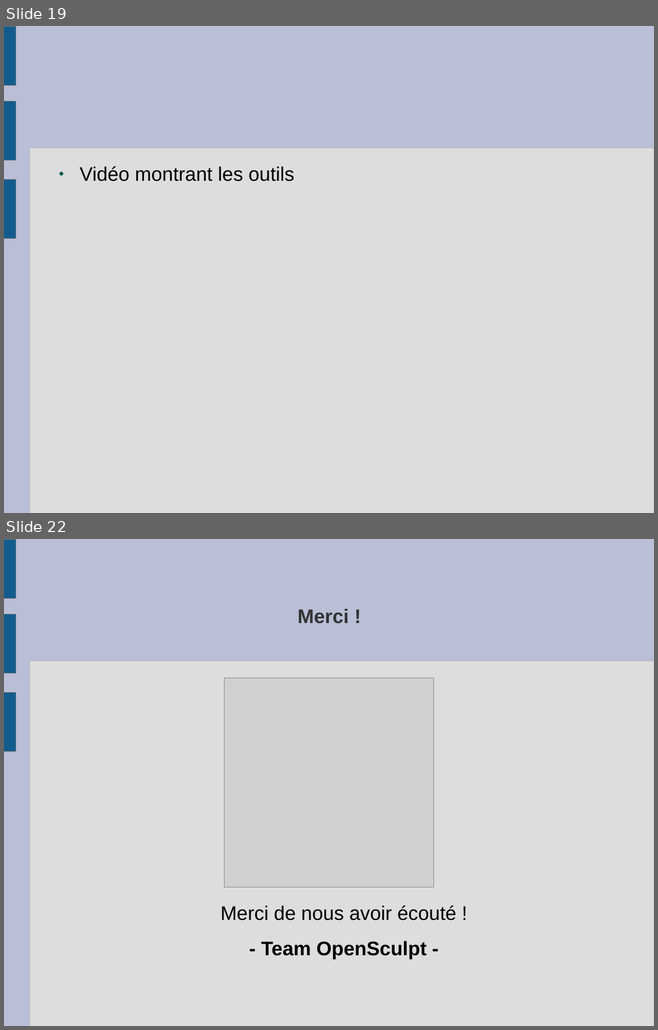
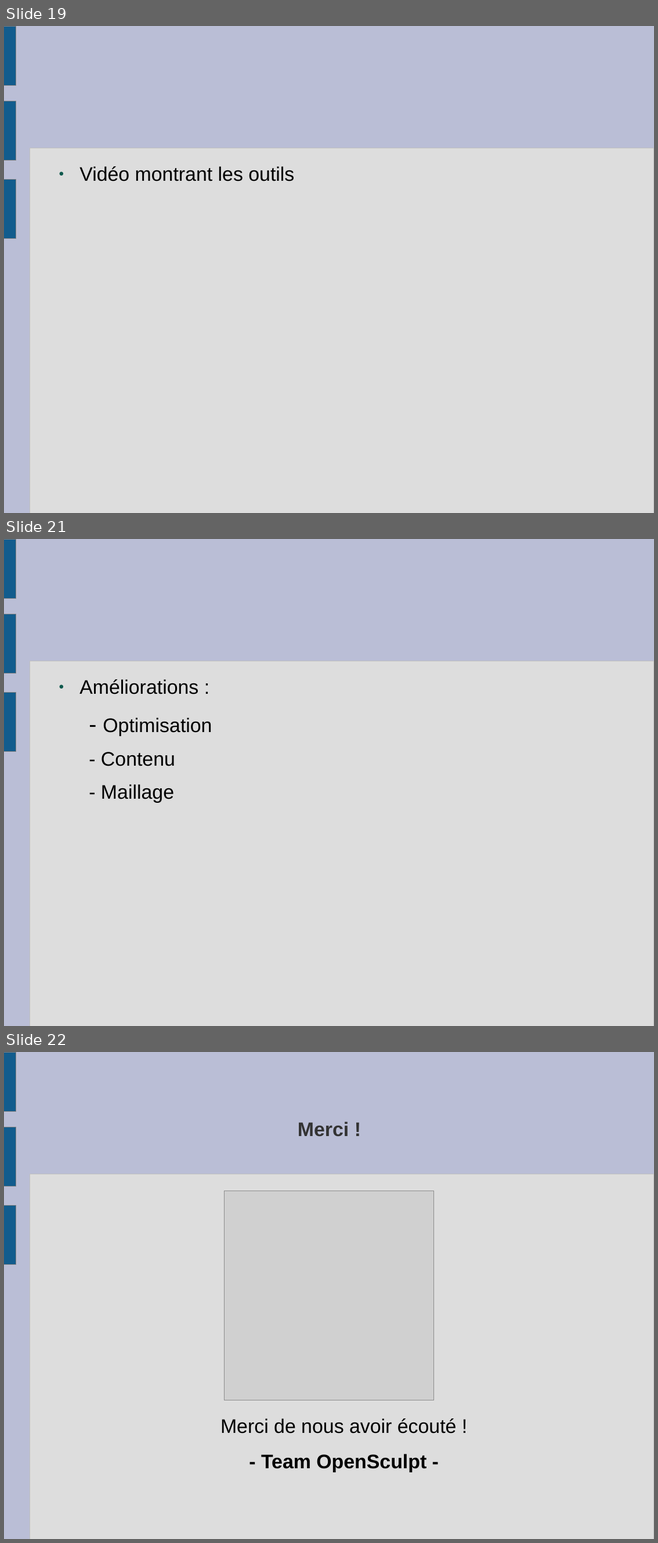
Before and after one commit to slvrgauthier/OpenSculpt, a slide deck: Documentation/Soutenance.odp. Shown one above the other, each under a label of ours: slides 19 and 22 before the commit, slides 19, 21 and 22 after it; the slides between them are not shown. The pictures are 658x1030 and 658x1543 pixels, drawn with LibreOffice and Linux fonts; fonts in the diff are those of the drawing; grey boxes stand for pictures. Boxes give left, top, right and bottom in pixels: in the first picture for what was removed or moved away, otherwise in the second. Text is boxed around its words. In the diff, an @@ line names an element or a change of style, - is before the commit and + after.

```diff
--- a/Documentation/Soutenance.odp
+++ b/Documentation/Soutenance.odp
@@ slide 21 added at (4,539,654,1026), background #BABED6; not listed: 4 template elements that a slide beside it also shows @@
@@ text added at (79,679,212,802), 24 pt, text #000000 @@
+● Améliorations :
+  - Optimisation
+  - Contenu
+  - Maillage
```
Also in this commit, not shown: 1 other slide added, 2 slides removed.
